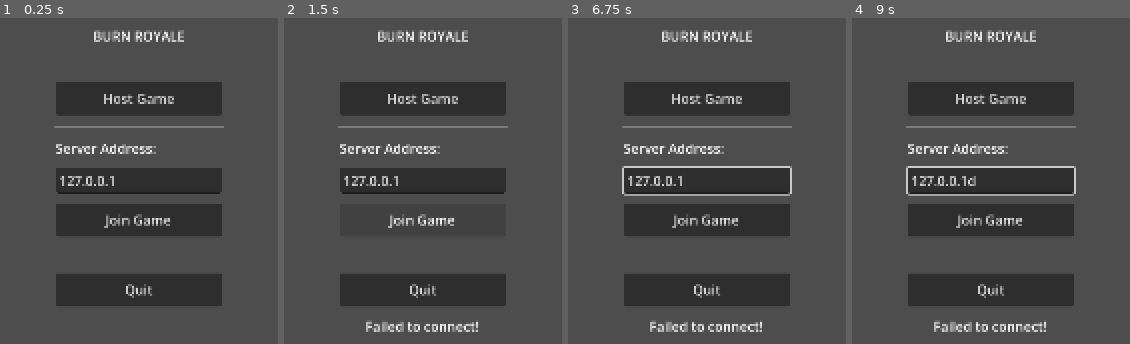
Above: before the commit, frames 1-4 (left to right).
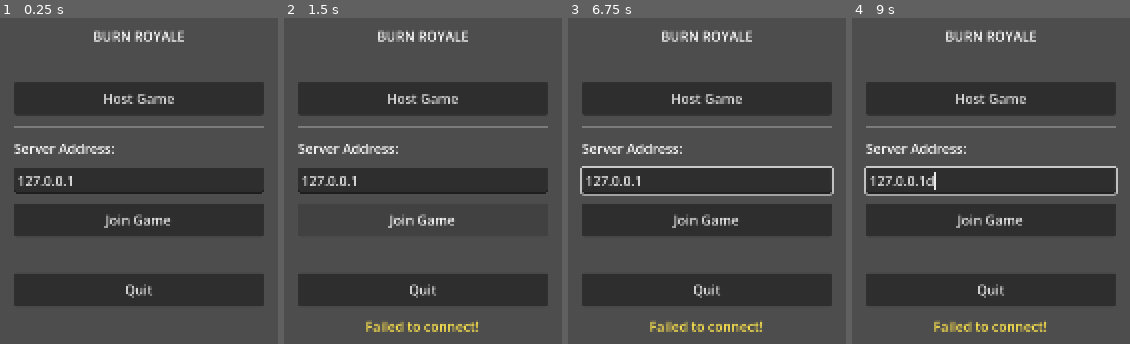
Above: after the commit, the same moments.

Repository: MageOfTal/Burn
Game: Godot game, scene res://ui/main_menu.tscn
Two runs of this game, one before a commit and one after it. Both use one fixed random seed, a clock stepped at 60 frames per second and the inputs below.
Inputs (mouse positions are in pixels of both pictures, inside the frame that each line leads up to):
- Up to frame 1 (0.25 s): no input
- Up to frame 2 (1.5 s): click "Host Game" at 0.5 s; click "Join Game" at 1.25 s
- Up to frame 3 (6.75 s): move the mouse to (outside the picture) at 2.02 s; hold D (move_right) 2.03-2.78 s; tap E (pickup) every 1.5 s from 2.1 to 6.6 s; click (outside the picture) at 2.17 s; move the mouse to (outside the picture) at 2.77 s; hold S (move_back) 2.78-3.53 s; click (outside the picture) at 2.85 s; move the mouse to (outside the picture) at 3.52 s; hold D (move_right) 3.53-4.28 s; move the mouse to (outside the picture) at 4.27 s; hold W (move_forward) 4.28-5.03 s; click (outside the picture) at 4.35 s; move the mouse to (outside the picture) at 5.02 s; hold A (move_left) 5.03-6.53 s; move the mouse to (outside the picture) at 5.77 s; click (outside the picture) at 5.85 s; move the mouse to (787, 181) at 6.52 s; hold S (move_back) from 6.53 s (still down); click (787, 181) at 6.67 s
- Up to frame 4 (9 s): tap Enter at 7.25, 8.75 s; move the mouse to (outside the picture) at 7.27 s; release S (move_back) at 7.28 s; hold D (move_right) 7.28-8.03 s; click (outside the picture) at 7.35 s; tap Space (jump) at 7.52, 8, 8.27 s; move the mouse to (outside the picture) at 8.02 s; hold W (move_forward) 8.03-8.78 s; tap E (pickup) at 8.1 s; move the mouse to (outside the picture) at 8.77 s; hold D (move_right) from 8.78 s (still down); click (outside the picture) at 8.85 s

The runs differ from the first frame. In frame 1, 13% of the frame differs, in the area x 5-95%, y 19-89%; in frame 2, 11%; in frame 3, 14%; in frame 4, 14%, in the area x 4-96%, y 19-97%.

Commit message:
Fix multiplayer: client-ready handshake before player spawn
The server was spawning the client's player immediately on peer_connected,
before the client had loaded the map. The MultiplayerSpawner couldn't
replicate to a client that didn't have the Players container yet.

Now the client loads the map first, then sends a client_ready RPC to the
server, which only then spawns the player. Also added connection timeout,
better status messages, and debug logging throughout.

Co-Authored-By: Claude Opus 4.6 <noreply@anthropic.com>

Diff:
--- a/autoloads/network_manager.gd
+++ b/autoloads/network_manager.gd
@@ -1,6 +1,16 @@
 extends Node
 
 ## Manages ENet server/client connections and player spawning.
+##
+## Connection flow:
+##   1. Host starts server, loads map, spawns own player (peer_id 1).
+##   2. Client connects → server sees _on_peer_connected but does NOT
+##      spawn the client's player yet (the client hasn't loaded the map).
+##   3. Client receives _on_connected_to_server, loads the map, then sends
+##      an RPC (client_ready) to the server.
+##   4. Server receives client_ready and NOW spawns the client's player.
+##      The MultiplayerSpawner replicates it to the client (who now has
+##      the Players container ready).
 
 signal player_connected(peer_id: int)
 signal player_disconnected(peer_id: int)
@@ -36,7 +46,7 @@
 
 	multiplayer.multiplayer_peer = peer
 	is_server = true
-	print("Server started on port %d" % port)
+	print("[Server] Server started on port %d (UDP)" % port)
 
 	# Kick off map load (async, not awaited here so host_game stays non-coroutine)
 	_start_host.call_deferred()
@@ -53,12 +63,12 @@
 	var peer := ENetMultiplayerPeer.new()
 	var err := peer.create_client(address, port)
 	if err != OK:
-		push_error("Failed to create client: %s" % error_string(err))
+		push_error("[Client] Failed to create client: %s" % error_string(err))
 		return err
 
 	multiplayer.multiplayer_peer = peer
 	is_server = false
-	print("Connecting to %s:%d..." % [address, port])
+	print("[Client] Connecting to %s:%d (UDP)..." % [address, port])
 	return OK
 
 
@@ -70,6 +80,7 @@
 
 
 func _load_game_map() -> void:
+	print("[Net] Loading game map...")
 	get_tree().change_scene_to_file("res://world/blockout_map.tscn")
 	# change_scene_to_file is deferred — poll until the new scene is actually ready
 	while get_tree().current_scene == null or get_tree().current_scene.scene_file_path != "res://world/blockout_map.tscn":
@@ -80,12 +91,16 @@
 	var map := get_tree().current_scene
 	player_spawner = map.get_node("PlayerSpawner")
 	player_container = map.get_node("Players")
-	print("Map loaded. Spawner and container ready.")
+	print("[Net] Map loaded. Spawner and container ready.")
 
 
 func _spawn_player(peer_id: int) -> void:
 	if player_container == null:
-		push_error("Player container not set — map not loaded?")
+		push_error("[Server] Player container not set — map not loaded?")
+		return
+
+	if players.has(peer_id):
+		print("[Server] Player %d already spawned, skipping." % peer_id)
 		return
 
 	var player_node := PLAYER_SCENE.instantiate()
@@ -99,7 +114,7 @@
 	player_container.add_child(player_node, true)
 	players[peer_id] = player_node
 	player_connected.emit(peer_id)
-	print("Spawned player for peer %d" % peer_id)
+	print("[Server] Spawned player for peer %d at %s" % [peer_id, str(player_node.position)])
 
 
 func _despawn_player(peer_id: int) -> void:
@@ -108,28 +123,42 @@
 		player_node.queue_free()
 		players.erase(peer_id)
 		player_disconnected.emit(peer_id)
-		print("Despawned player for peer %d" % peer_id)
+		print("[Server] Despawned player for peer %d" % peer_id)
 
 
 func _on_peer_connected(peer_id: int) -> void:
-	print("Peer connected: %d" % peer_id)
-	if is_server:
-		_spawn_player(peer_id)
+	print("[Net] Peer connected: %d" % peer_id)
+	# Do NOT spawn immediately — wait for client_ready RPC so the client
+	# has loaded the map and the MultiplayerSpawner can replicate correctly.
+	# (The host player is spawned directly in _start_host, not here.)
 
 
 func _on_peer_disconnected(peer_id: int) -> void:
-	print("Peer disconnected: %d" % peer_id)
+	print("[Net] Peer disconnected: %d" % peer_id)
 	if is_server:
 		_despawn_player(peer_id)
 
 
 func _on_connected_to_server() -> void:
-	print("Connected to server! My peer ID: %d" % multiplayer.get_unique_id())
+	print("[Client] Connected to server! My peer ID: %d" % multiplayer.get_unique_id())
 	await _load_game_map()
+	# Tell the server we have loaded the map and are ready for our player to spawn
+	_client_ready.rpc_id(1)
+	print("[Client] Sent client_ready to server.")
 	connection_succeeded.emit()
 
 
 func _on_connection_failed() -> void:
-	print("Connection failed!")
+	print("[Client] Connection failed!")
 	multiplayer.multiplayer_peer = null
 	connection_failed.emit()
+
+
+@rpc("any_peer", "reliable")
+func _client_ready() -> void:
+	## Server-only: called when a client has loaded the map and is ready.
+	if not multiplayer.is_server():
+		return
+	var sender_id: int = multiplayer.get_remote_sender_id()
+	print("[Server] Received client_ready from peer %d" % sender_id)
+	_spawn_player(sender_id)
--- a/ui/main_menu.gd
+++ b/ui/main_menu.gd
@@ -5,14 +5,29 @@
 @onready var address_input: LineEdit = $CenterContainer/VBoxContainer/AddressInput
 @onready var status_label: Label = $CenterContainer/VBoxContainer/StatusLabel
 
+var _connect_timer: float = 0.0
+var _is_connecting := false
+const CONNECT_TIMEOUT := 10.0  # seconds
+
 
 func _ready() -> void:
 	NetworkManager.connection_succeeded.connect(_on_connection_succeeded)
 	NetworkManager.connection_failed.connect(_on_connection_failed)
 
 
+func _process(delta: float) -> void:
+	if _is_connecting:
+		_connect_timer += delta
+		var dots := ".".repeat(int(_connect_timer * 2) % 4)
+		status_label.text = "Connecting%s (%.0fs)" % [dots, _connect_timer]
+		if _connect_timer >= CONNECT_TIMEOUT:
+			_is_connecting = false
+			status_label.text = "Connection timed out! Check:\n- Server is running\n- Using correct local IP (e.g. 192.168.x.x)\n- UDP port 7777 is open in firewall"
+			NetworkManager.disconnect_game()
+
+
 func _on_host_pressed() -> void:
-	status_label.text = "Starting server..."
+	status_label.text = "Starting server on UDP port %d..." % NetConstants.DEFAULT_PORT
 	var err := NetworkManager.host_game()
 	if err != OK:
 		status_label.text = "Failed to start server!"
@@ -22,10 +37,13 @@
 	var address := address_input.text.strip_edges()
 	if address.is_empty():
 		address = "127.0.0.1"
-	status_label.text = "Connecting to %s..." % address
+	status_label.text = "Connecting to %s:%d..." % [address, NetConstants.DEFAULT_PORT]
 	var err := NetworkManager.join_game(address)
 	if err != OK:
 		status_label.text = "Failed to connect!"
+	else:
+		_is_connecting = true
+		_connect_timer = 0.0
 
 
 func _on_quit_pressed() -> void:
@@ -33,8 +51,10 @@
 
 
 func _on_connection_succeeded() -> void:
+	_is_connecting = false
 	status_label.text = "Connected!"
 
 
 func _on_connection_failed() -> void:
-	status_label.text = "Connection failed! Is the server running?"
+	_is_connecting = false
+	status_label.text = "Connection failed!\nCheck: server running? correct IP? UDP port 7777 open?"
--- a/ui/main_menu.tscn
+++ b/ui/main_menu.tscn
@@ -67,7 +67,10 @@
 
 [node name="StatusLabel" type="Label" parent="CenterContainer/VBoxContainer"]
 layout_mode = 2
+custom_minimum_size = Vector2(300, 0)
 horizontal_alignment = 1
+autowrap_mode = 2
+theme_override_colors/font_color = Color(1, 0.9, 0.3, 1)
 
 [connection signal="pressed" from="CenterContainer/VBoxContainer/HostButton" to="." method="_on_host_pressed"]
 [connection signal="pressed" from="CenterContainer/VBoxContainer/JoinButton" to="." method="_on_join_pressed"]
